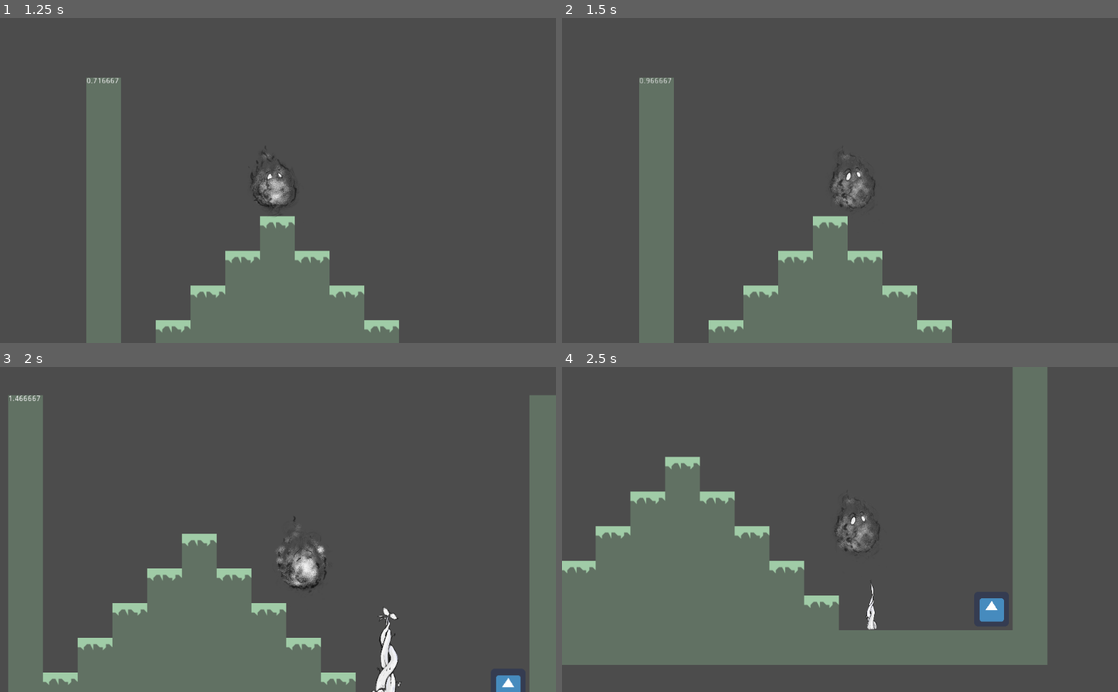
Above: before the commit, frames 1-4 (two rows, left to right).
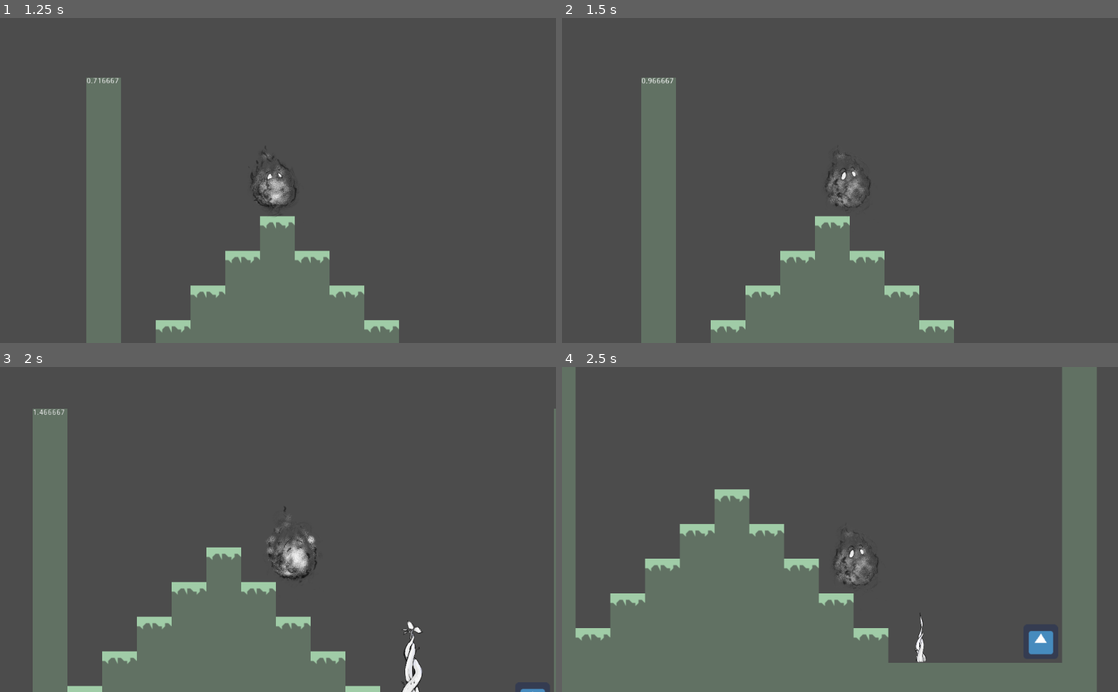
Above: after the commit, the same moments.

Repository: Seibaah/GGJ_MTL2020
Game: Godot game, scene res://Main_menu.tscn
Same seed, same stepped clock (60 frames per second), same inputs: the game is played once before the commit and once after it. The engine's default icon, where the game draws it, is replaced by a stand-in: a white triangle on a blue panel in a dark square.
Inputs:
- Up to frame 1 (1.25 s): click "New Game" at 0.5 s
- Up to frame 2 (1.5 s): hold Right (move_right) from 1.28 s (still down); hold Down (plant_seed) from 1.28 s (still down)
- Up to frame 3 (2 s): keep holding Right (move_right); keep holding Down (plant_seed); tap Up (jump) at 1.52 s
- Up to frame 4 (2.5 s): keep holding Right (move_right); release Down (plant_seed) at 2.03 s; tap Down (plant_seed) at 2.1 s; tap Up (jump) at 2.27 s

Frame 1 is identical in both runs. In frame 2, 1.7% of the frame differs, in the area x 13-71%, y 18-100%; in frame 3, 20%; in frame 4, 32%, in the area x 0-97%, y 0-100%.

Commit message:
Base spring force addition, spikes tscn empty

Diff:
--- a/Scripts/Player.gd
+++ b/Scripts/Player.gd
@@ -3,11 +3,11 @@
 #Physics' variables
 const UP = Vector2(0, -1)
 const GRAVITY = 20
-const MAX_SPEED = 300
+const MAX_CONTROL_SPEED = 200
+const MAX_BOUNCE_SPEED = 400
 const JUMP_FORCE = 800
 const ACCELERATION = 50
 const MAX_FALL_SPEED = 1000
-const MAX_JUMP_COUNT = 2
 
 var motion = Vector2()
 
@@ -24,10 +24,10 @@
 	var friction = false
 
 	if Input.is_action_pressed("move_right"):
-		motion.x = min (motion.x + ACCELERATION, MAX_SPEED)
+		motion.x = min (motion.x + ACCELERATION, MAX_CONTROL_SPEED)
 		play_anim("walk")
 	elif Input.is_action_pressed("move_left"):
-		motion.x = max (motion.x - ACCELERATION, -MAX_SPEED)
+		motion.x = max (motion.x - ACCELERATION, -MAX_CONTROL_SPEED)
 		play_anim("walk")
 	else:
 		friction = true
@@ -74,6 +74,26 @@
 	if Input.is_action_just_pressed("plant_seed"):
 		emit_signal("has_planted", self)
 
+#function that applies a bounciness to a player's velocity vector
+#push_direction is Vector2, push_force is Int
+#F = nkx : n=contact normal, k=spring coeff, x=compression distance
+#F = ma :  m=mass, a=acceleration
+#
+#NOT FINAL
+#
+func bounce(push_direction, push_force):
+	var x = 16
+	var mass = 16
+	if push_direction.x != 0:
+		if push_direction.x == 1:
+			motion.x += push_force
+		else: motion.x += push_force
+	elif push_direction.y != 0:
+		if push_direction.y ==-1:
+			motion.y += push_force
+		else: motion.x += push_force
+
+
 
 #function to flip sprite
 func flip():
--- /dev/null
+++ b/Spikes.tscn
@@ -0,0 +1,5 @@
+[gd_scene format=2]
+
+[node name="Spikes" type="Node2D" groups=[
+"Spikes",
+]]
